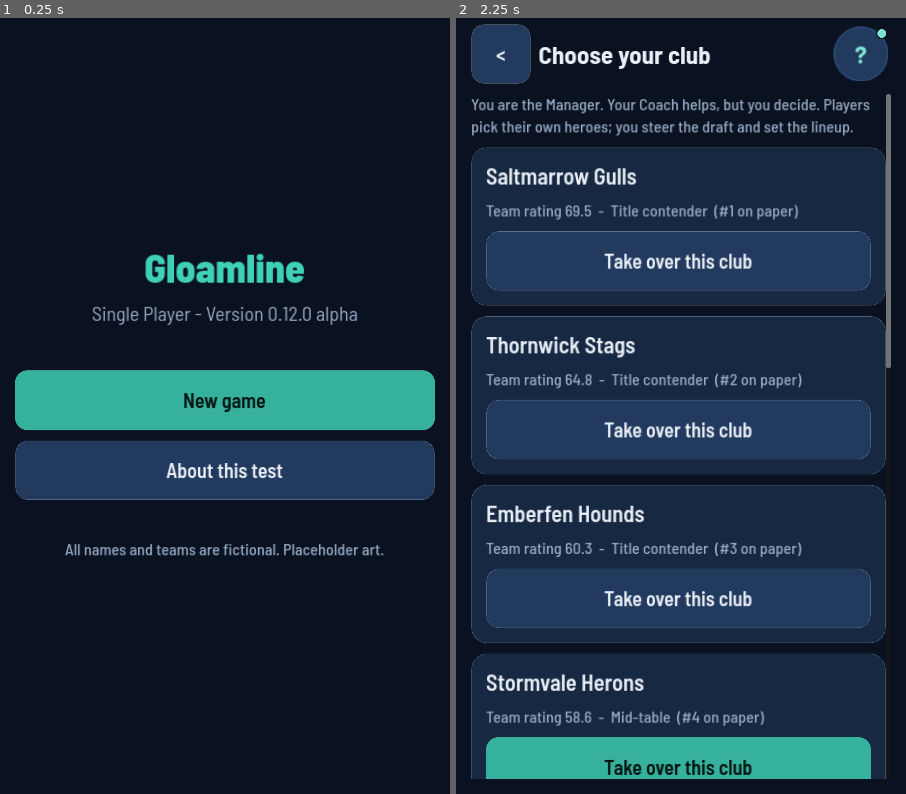
Above: before the commit, frames 1-2 (left to right).
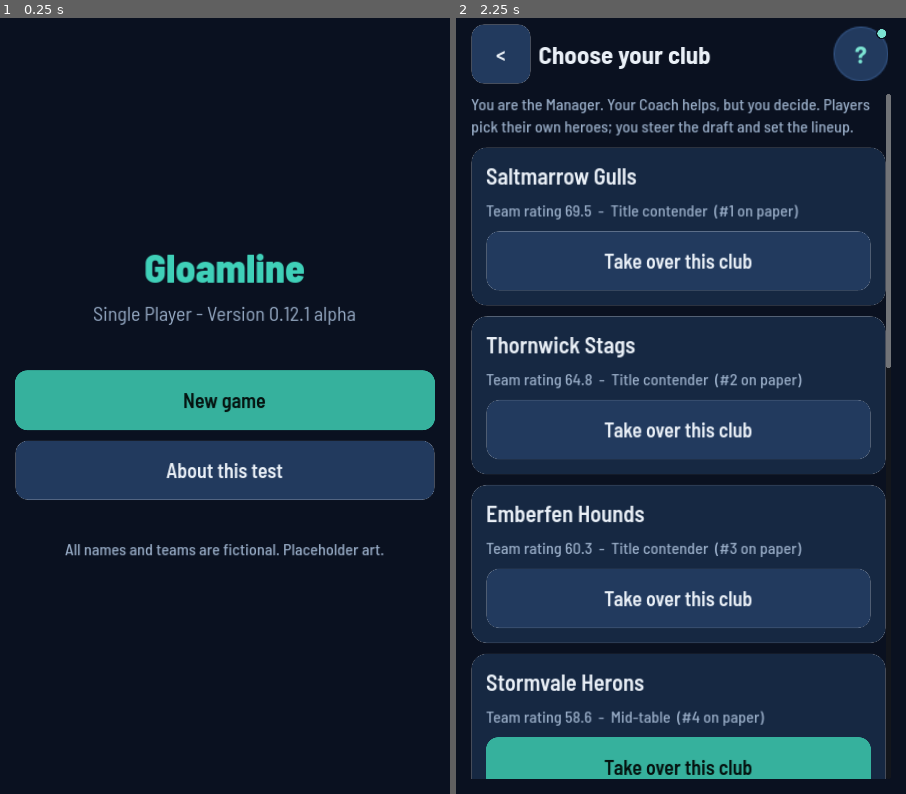
Above: after the commit, the same moments.

Repository: lowfuyi/MOBA-Manager-Dev
Game: Godot game, scene res://scenes/main.tscn
Two runs of this game, one before a commit and one after it. Both use one fixed random seed, a clock stepped at 60 frames per second and the inputs below.
Inputs:
- Up to frame 1 (0.25 s): no input
- Up to frame 2 (2.25 s): click "New game" at 0.5 s; click "<" at 1.25 s; click "New game" at 2 s

The runs differ from the first frame. In frame 1, 0.5% of the frame differs, in the area x 20-80%, y 37-40%; in frame 2, nothing differs.

Commit message:
0.12.1 (web only): version label 0.12.1 alpha; tester update note and the Founder's tester-note rule in CLAUDE.md; APK held until a major update (producer)
Co-Authored-By: Claude Opus 5.5 <noreply@anthropic.com>

Diff:
--- a/game/src/core/app.gd
+++ b/game/src/core/app.gd
@@ -1,7 +1,7 @@
 extends Node
 ## Autoload "App": shared game objects and screen navigation.
 
-const VERSION_LABEL := "0.12.0 alpha"
+const VERSION_LABEL := "0.12.1 alpha"
 const LARGE_SCALE := UI.LARGE_SCALE    # one number, kept in ui.gd with the other tokens
 const SETTINGS_PATH := "user://settings.cfg"
 
Not shown, changed: CLAUDE.md
Not shown, changed: company/DECISIONS.md
Not shown, added: docs/TESTER-UPDATES.md
